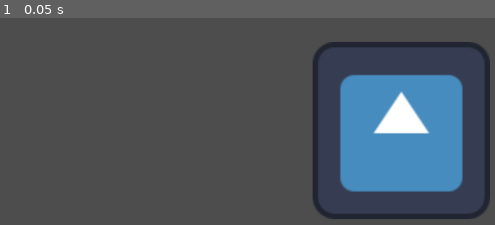
Above: before the commit, frame 1.
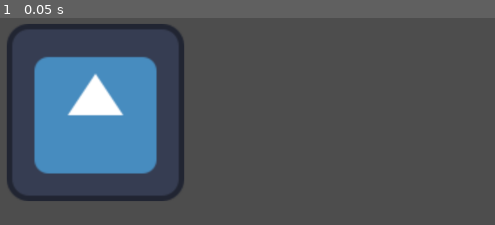
Above: after the commit, the same moment.

Repository: luamct/BrackeysJam2024.2
Game: Godot game, scene res://scenes/game.tscn
Two runs of this game, one before a commit and one after it. Both use one fixed random seed, a clock stepped at 60 frames per second and the inputs below. The engine's default icon, where the game draws it, is replaced by a stand-in: a white triangle on a blue panel in a dark square.
Inputs:
- Up to frame 1 (0.05 s): no input

The runs differ from the first frame. In frame 1, 36% of the frame differs, in the area x 1-99%, y 2-98%.

Commit message:
Volta pro zero

Diff:
--- a/scenes/game.tscn
+++ b/scenes/game.tscn
@@ -5,7 +5,6 @@
 [node name="Game" type="Node2D"]
 
 [node name="Icon" type="Sprite2D" parent="."]
-position = Vector2(441, 26)
 scale = Vector2(2, 2)
 texture = ExtResource("1_hmbkk")
 
